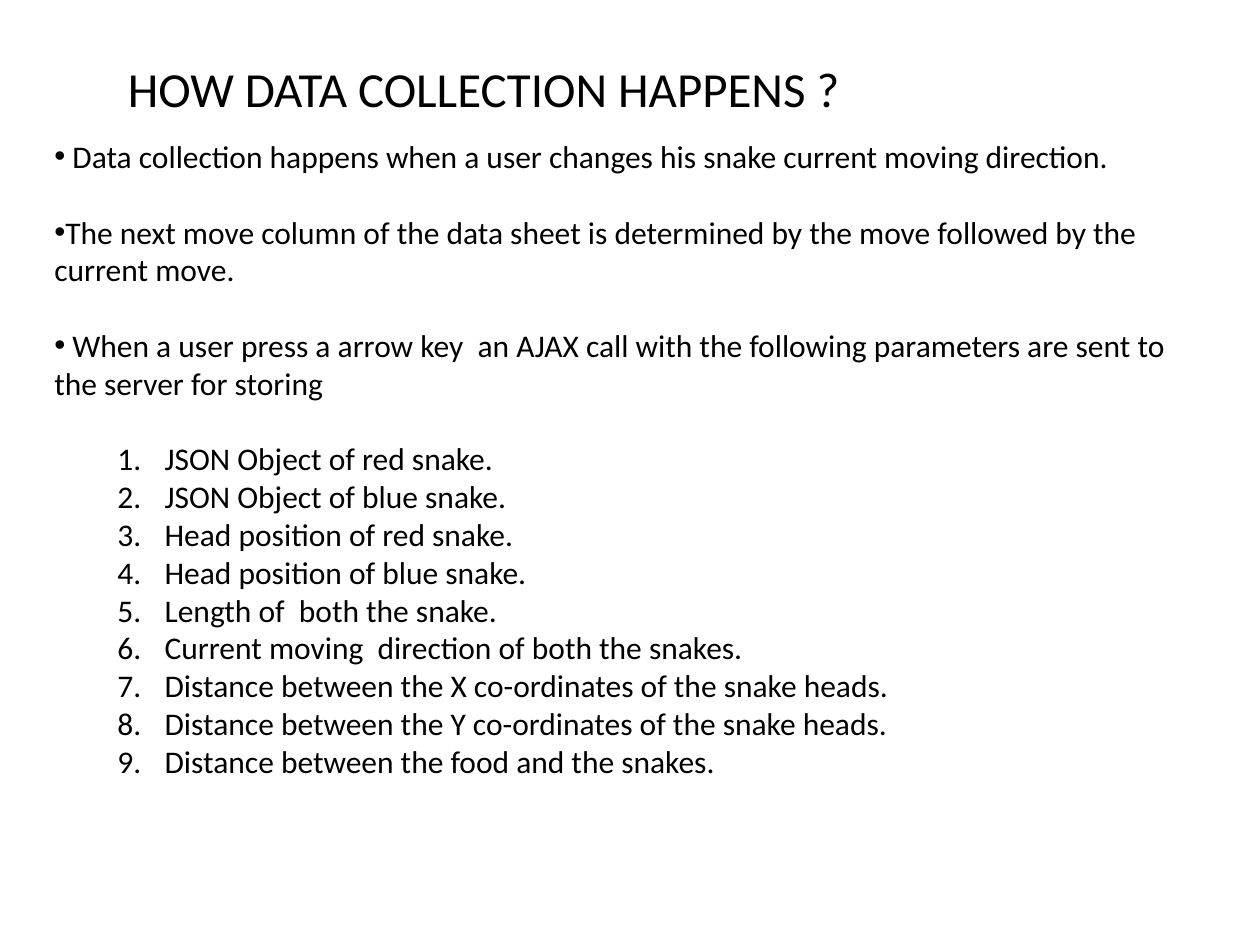
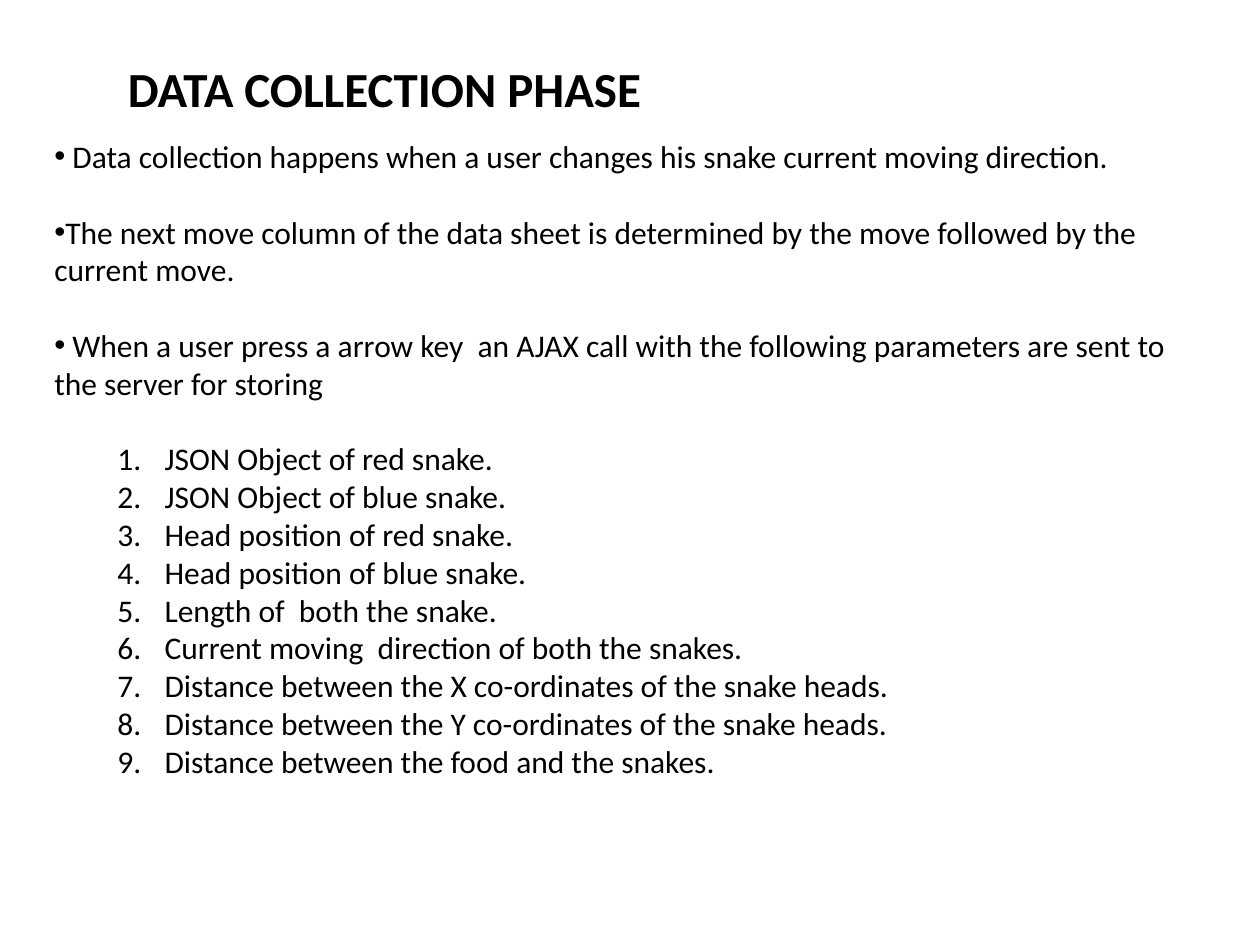
Before and after one commit to Greeny6092/Mini-Project-sem7-, a slide deck: slide 13 of presentation/AI BASED MULTIPLAYER SNAKE GAME(mini project).pptx. Drawn at 1260x945 pixels with LibreOffice and Linux fonts; fonts in the diff are those of the drawing. Boxes give left, top, right and bottom in pixels: in the first picture for what was removed or moved away, otherwise in the second. Text is boxed around its words. In the diff, an @@ line names an element or a change of style, - is before the commit and + after.

```diff
--- a/presentation/AI BASED MULTIPLAYER SNAKE GAME(mini project).pptx
+++ b/presentation/AI BASED MULTIPLAYER SNAKE GAME(mini project).pptx
@@ text at [128,75,641,108]: text changed; bold on @@
-HOW DATA COLLECTION HAPPENS ?
+DATA COLLECTION PHASE
```
Also in this commit, not shown: 16 other slides changed, 4 slides added.
